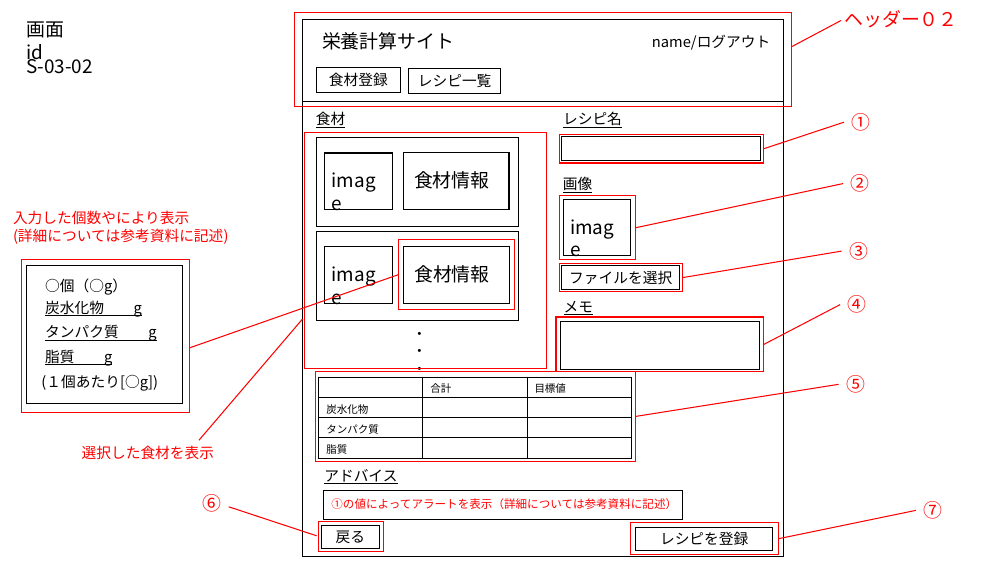
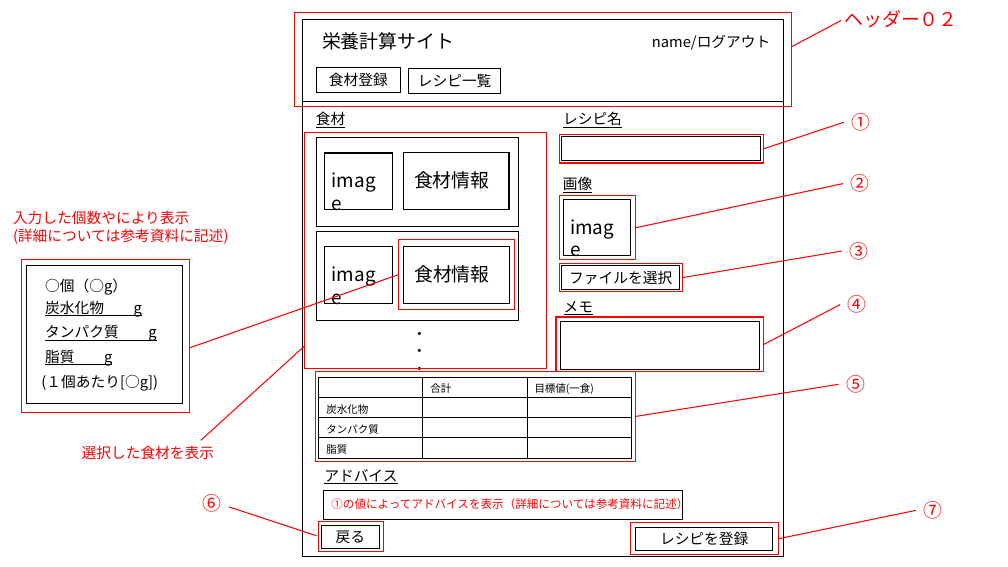
Before and after one commit to taku300/WebSystemSelf, a slide deck: slide 10 of Documents/Design_Documents/参考部品.pptx (slide 8 before the commit). Drawn at 1008x567 pixels with LibreOffice and Linux fonts; fonts in the diff are those of the drawing. Boxes give left, top, right and bottom in pixels: in the first picture for what was removed or moved away, otherwise in the second. Text is boxed around its words. In the diff, an @@ line names an element or a change of style, - is before the commit and + after.

```diff
--- a/Documents/Design_Documents/参考部品.pptx
+++ b/Documents/Design_Documents/参考部品.pptx
@@ text removed at bbox=[26, 21, 64, 64] @@
-画面id
@@ text removed at bbox=[26, 53, 93, 74] @@
-S-03-02
@@ line moved from (199, 440) - (302, 319) to (201, 440) - (305, 346) @@
@@ table at bbox=[319, 377, 632, 461] @@
-row 1, column 3: 目標値
+row 1, column 3: 目標値(一食)
@@ text at bbox=[331, 496, 688, 512]: text changed @@
-①の値によってアラートを表示（詳細については参考資料に記述）
+①の値によってアドバイスを表示（詳細については参考資料に記述）
```
Also in this commit, not shown: 5 other slides changed, 2 slides added, 19 other files.
